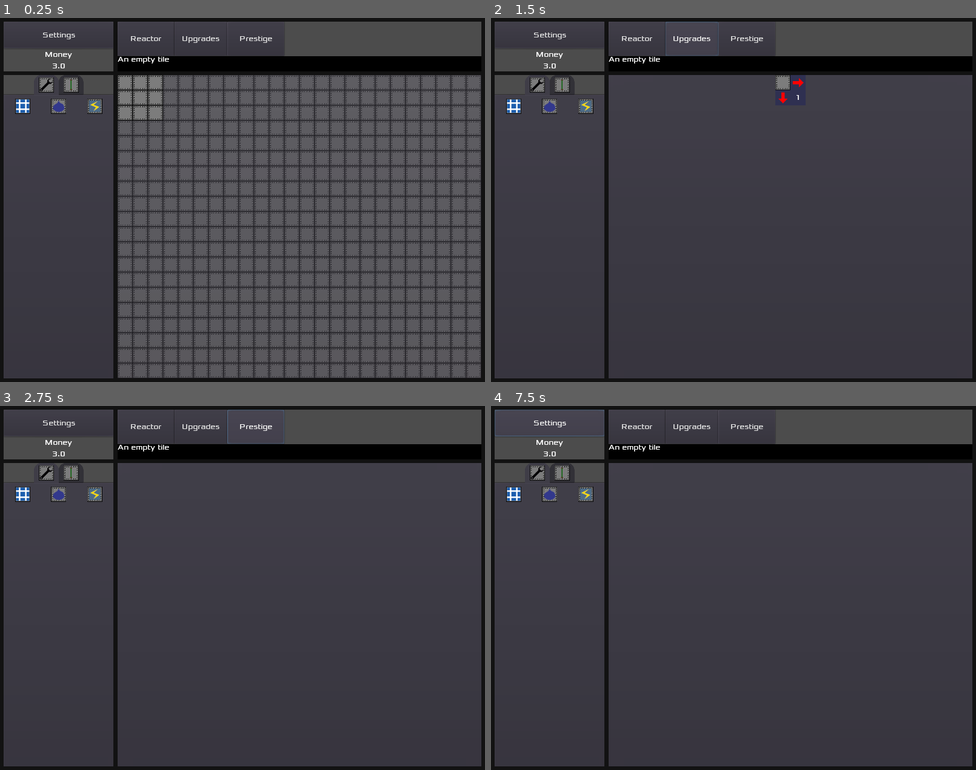
Above: before the commit, frames 1-4 (two rows, left to right).
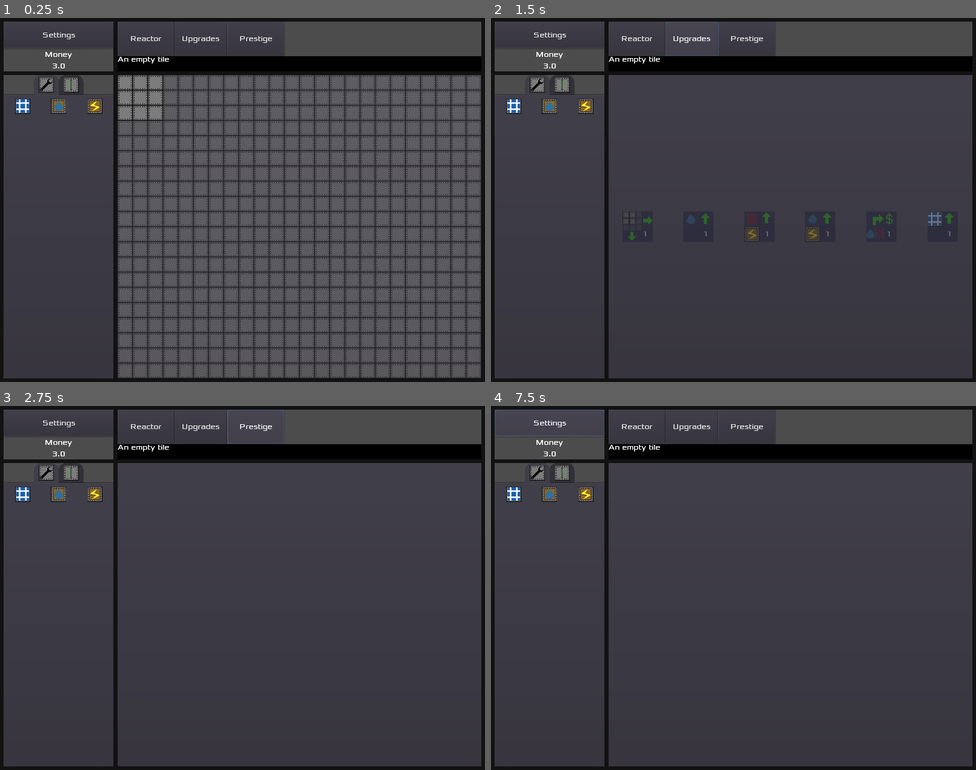
Above: after the commit, the same moments.

Repository: Marcuss2/openreactor
Game: Godot game, scene res://scenes/Main.tscn
Same seed, same stepped clock (60 frames per second), same inputs: the game is played once before the commit and once after it.
Inputs:
- Up to frame 1 (0.25 s): no input
- Up to frame 2 (1.5 s): click "Reactor" at 0.5 s; click "Upgrades" at 1.25 s
- Up to frame 3 (2.75 s): click "Prestige" at 2 s
- Up to frame 4 (7.5 s): click "Reactor" at 2.75 s; click "Upgrades" at 3.5 s; click "Prestige" at 4.25 s; click "Reactor" at 5 s; click "Upgrades" at 5.75 s; click "Prestige" at 6.5 s; click "Settings" at 7.25 s

The runs differ from the first frame. In frame 1, 0.2% of the frame differs, in the area x 3-21%, y 22-27%; in frame 2, 0.8%, in the area x 3-96%, y 15-62%; in frame 3, 0.2%; in frame 4, 0.2%.

Commit message:
Preparing for liquid exchanger

Diff:
--- a/scenes/Control.tscn
+++ b/scenes/Control.tscn
@@ -10,7 +10,7 @@
 [ext_resource path="res://scenes/TilePick.tscn" type="PackedScene" id=8]
 [ext_resource path="res://assets/solar.png" type="Texture" id=9]
 [ext_resource path="res://assets/water.png" type="Texture" id=10]
-[ext_resource path="res://assets/lowgen.png" type="Texture" id=11]
+[ext_resource path="res://assets/wood_gen.png" type="Texture" id=11]
 [ext_resource path="res://assets/bar.png" type="Texture" id=12]
 
 [node name="UI" type="Control"]
--- a/scenes/TilePick.tscn
+++ b/scenes/TilePick.tscn
@@ -4,6 +4,7 @@
 [ext_resource path="res://assets/empty_tile.png" type="Texture" id=2]
 
 [node name="TilePick" type="CenterContainer" groups=[
+"tick_action",
 "tile_buttons",
 ]]
 margin_right = 74.0
@@ -16,4 +17,11 @@
 margin_right = 53.0
 margin_bottom = 32.0
 texture = ExtResource( 2 )
+
+[node name="TextureRect2" type="TextureRect" parent="."]
+margin_left = 37.0
+margin_top = 16.0
+margin_right = 37.0
+margin_bottom = 16.0
+mouse_filter = 2
 [connection signal="gui_input" from="TextureRect" to="." method="_on_TextureRect_gui_input"]
--- /dev/null
+++ b/scenes/Tiles/ExchangerTile.gd
@@ -0,0 +1,147 @@
+extends "res://scripts/Tile.gd"
+
+export var exchanged_entity = "Heat"
+
+var entity
+
+var left_exists = false
+var down_exists = false
+var up_exists = false
+var right_exists = false
+
+var left_intake = 0.0
+var down_intake = 0.0
+var up_intake = 0.0
+var right_intake = 0.0
+
+var left_outlet = 0.0
+var down_outlet = 0.0
+var up_outlet = 0.0
+var right_outlet = 0.0
+
+
+var current_push = 0.0
+
+
+func save():
+	var save_dict = .save()
+	save_dict["left_exists"] = left_exists
+	save_dict["down_exists"] = down_exists
+	save_dict["up_exists"] = up_exists
+	save_dict["right_exists"] = right_exists
+	save_dict["left_intake"] = left_intake
+	save_dict["down_intake"] = down_intake
+	save_dict["up_intake"] = up_intake
+	save_dict["right_intake"] = right_intake
+	save_dict["left_outlet"] = left_outlet
+	save_dict["down_outlet"] = down_outlet
+	save_dict["up_outlet"] = up_outlet
+	save_dict["right_outlet"] = right_outlet
+	save_dict["current_push"] = current_push
+
+
+func after_load():
+	.after_load()
+	entity = .get_entity(exchanged_entity)
+
+
+func _ready():
+	._ready()
+	entity = .get_entity(exchanged_entity)
+
+
+func exist_to_false():
+	left_exists = false
+	down_exists = false
+	up_exists = false
+	right_exists = false
+
+
+func neighbors_exists(tiles):
+	exist_to_false()
+	for tile in tiles:
+		if x_indice > tile.x_indice:
+			left_exists = tile.has_entity(exchanged_entity)
+			if !left_exists:
+				current_push -= left_outlet
+				left_outlet = 0
+		elif y_indice > tile.y_indice:
+			down_exists = tile.has_entity(exchanged_entity)
+			if !down_exists:
+				current_push -= down_outlet
+				down_outlet = 0
+		elif y_indice < tile.y_indice:
+			up_exists = tile.has_entity(exchanged_entity)
+			if !up_exists:
+				current_push -= up_outlet
+				up_outlet = 0
+		else:
+			right_exists = tile.has_entity(exchanged_entity)
+			if !right_exists:
+				current_push -= right_outlet
+				right_outlet = 0
+
+
+func count_outlets():
+	var outlets = 0
+	if left_exists:
+		outlets += 1
+	if down_exists:
+		outlets += 1
+	if up_exists:
+		outlets += 1
+	if right_exists:
+		outlets += 1
+	return outlets
+
+
+func zero_out():
+	left_intake = 0.0
+	down_intake = 0.0
+	up_intake = 0.0
+	right_intake = 0.0
+	left_outlet = 0.0
+	down_outlet = 0.0
+	up_outlet = 0.0
+	right_outlet = 0.0
+
+
+func update_outlets(new_push, outlets):
+	var divided_new_push = new_push / outlets
+	left_outlet += (divided_new_push - left_outlet) / 2
+	down_outlet += (divided_new_push - down_outlet) / 2
+	up_outlet += (divided_new_push - up_outlet) / 2
+	right_outlet += (divided_new_push - right_outlet) / 2
+
+
+func tile_logic(tiles):
+	neighbors_exists(tiles)
+	var outlets = count_outlets()
+	if outlets == 0:
+		zero_out()
+		return
+	var new_push = current_push + (((entity.amount / 4) - current_push) / 2)
+	update_outlets(new_push, outlets)
+	for tile in tiles:
+		if x_indice > tile.x_indice:
+			if tile.has_entity(exchanged_entity):
+				var tile_entity = tile.get_entity(exchanged_entity)
+				left_intake += (((tile_entity.amount / 4) - left_intake) / 2)
+		elif y_indice > tile.y_indice:
+			if tile.has_entity(exchanged_entity):
+				var tile_entity = tile.get_entity(exchanged_entity)
+				down_intake += (((tile_entity.amount / 4) - down_intake) / 2)
+		elif y_indice < tile.y_indice:
+			if tile.has_entity(exchanged_entity):
+				var tile_entity = tile.get_entity(exchanged_entity)
+				up_intake += (((tile_entity.amount / 4) - up_intake) / 2)
+		else:
+			if tile.has_entity(exchanged_entity):
+				var tile_entity = tile.get_entity(exchanged_entity)
+				right_intake += (((tile_entity.amount / 4) - right_intake) / 2)
+	.tile_logic(tiles)
+
+
+func second_pass():
+	print_debug("TODO")
+	pass # TODO
--- /dev/null
+++ b/scenes/Tiles/ExchangerTile.tscn
@@ -0,0 +1,54 @@
+[gd_scene load_steps=7 format=2]
+
+[ext_resource path="res://scenes/Tiles/ExchangerTile.gd" type="Script" id=1]
+[ext_resource path="res://assets/empty_tile.png" type="Texture" id=2]
+[ext_resource path="res://assets/heat_wood_exchanger.png" type="Texture" id=3]
+
+[sub_resource type="SpriteFrames" id=1]
+animations = [ {
+"frames": [ ExtResource( 2 ) ],
+"loop": true,
+"name": "default",
+"speed": 5.0
+} ]
+
+[sub_resource type="SpriteFrames" id=3]
+animations = [ {
+"frames": [ ExtResource( 3 ) ],
+"loop": true,
+"name": "default",
+"speed": 5.0
+} ]
+
+[sub_resource type="RectangleShape2D" id=2]
+extents = Vector2( 16, 16 )
+
+[node name="ExchangerTile" type="Area2D" groups=[
+"persist_2",
+"tiles",
+"second_pass",
+]]
+script = ExtResource( 1 )
+__meta__ = {
+"_edit_group_": true
+}
+
+[node name="AnimatedSprite" type="AnimatedSprite" parent="."]
+frames = SubResource( 1 )
+
+[node name="AnimatedSprite" type="AnimatedSprite" parent="AnimatedSprite"]
+frames = SubResource( 3 )
+
+[node name="Bars" type="VBoxContainer" parent="AnimatedSprite"]
+margin_left = -16.0
+margin_right = 16.0
+margin_bottom = 16.0
+rect_pivot_offset = Vector2( -64, -16 )
+mouse_filter = 2
+custom_constants/separation = 0
+alignment = 2
+
+[node name="CollisionShape2D" type="CollisionShape2D" parent="."]
+shape = SubResource( 2 )
+[connection signal="input_event" from="." to="." method="_on_Tile_input_event"]
+[connection signal="mouse_entered" from="." to="." method="_on_Tile_mouse_entered"]
--- a/scenes/Tiles/PowerTile.tscn
+++ b/scenes/Tiles/PowerTile.tscn
@@ -1,8 +1,9 @@
-[gd_scene load_steps=6 format=2]
+[gd_scene load_steps=8 format=2]
 
 [ext_resource path="res://scripts/PowerTile.gd" type="Script" id=1]
-[ext_resource path="res://assets/lowgen.png" type="Texture" id=2]
-[ext_resource path="res://scenes/Entity.tscn" type="PackedScene" id=3]
+[ext_resource path="res://assets/empty_tile.png" type="Texture" id=2]
+[ext_resource path="res://assets/wood_gen.png" type="Texture" id=3]
+[ext_resource path="res://scenes/Entity.tscn" type="PackedScene" id=4]
 
 [sub_resource type="SpriteFrames" id=1]
 animations = [ {
@@ -12,13 +13,21 @@
 "speed": 5.0
 } ]
 
+[sub_resource type="SpriteFrames" id=3]
+animations = [ {
+"frames": [ ExtResource( 3 ) ],
+"loop": true,
+"name": "default",
+"speed": 5.0
+} ]
+
 [sub_resource type="RectangleShape2D" id=2]
 extents = Vector2( 16, 16 )
 
 [node name="PowerTile" type="Area2D" groups=[
+"basic_power_tile",
+"persist_2",
 "tiles",
-"persist_2",
-"basic_power_tile",
 ]]
 position = Vector2( 0, 0.0290356 )
 script = ExtResource( 1 )
@@ -28,10 +37,14 @@
 id = 2
 upgrade_id = 2
 cost = 1.0
-hover_text = "Simple power plant. Takes heat and water and converts them into power."
+hover_text = "Simple wooden power plant. Takes heat and water and converts them into power."
+power_gen = 0.1
 
 [node name="AnimatedSprite" type="AnimatedSprite" parent="."]
 frames = SubResource( 1 )
+
+[node name="AnimatedSprite" type="AnimatedSprite" parent="AnimatedSprite"]
+frames = SubResource( 3 )
 
 [node name="Bars" type="VBoxContainer" parent="AnimatedSprite"]
 margin_left = -16.0
@@ -58,4 +71,3 @@
 shape = SubResource( 2 )
 [connection signal="input_event" from="." to="." method="_on_Tile_input_event"]
 [connection signal="mouse_entered" from="." to="." method="_on_Tile_mouse_entered"]
-[connection signal="critical_over_capacity" from="AnimatedSprite/Bars/Heat" to="." method="explode"]
--- a/scenes/Tiles/SolarTile.tscn
+++ b/scenes/Tiles/SolarTile.tscn
@@ -1,7 +1,8 @@
-[gd_scene load_steps=5 format=2]
+[gd_scene load_steps=7 format=2]
 
 [ext_resource path="res://scripts/SolarTile.gd" type="Script" id=1]
-[ext_resource path="res://assets/solar.png" type="Texture" id=2]
+[ext_resource path="res://assets/empty_tile.png" type="Texture" id=2]
+[ext_resource path="res://assets/solar.png" type="Texture" id=3]
 
 [sub_resource type="SpriteFrames" id=1]
 animations = [ {
@@ -11,13 +12,21 @@
 "speed": 5.0
 } ]
 
+[sub_resource type="SpriteFrames" id=3]
+animations = [ {
+"frames": [ ExtResource( 3 ) ],
+"loop": true,
+"name": "default",
+"speed": 5.0
+} ]
+
 [sub_resource type="RectangleShape2D" id=2]
 extents = Vector2( 16, 16 )
 
 [node name="SolarTile" type="Area2D" groups=[
+"solar_tile",
+"persist_2",
 "tiles",
-"persist_2",
-"solar_tile",
 ]]
 script = ExtResource( 1 )
 __meta__ = {
@@ -30,6 +39,9 @@
 
 [node name="AnimatedSprite" type="AnimatedSprite" parent="."]
 frames = SubResource( 1 )
+
+[node name="AnimatedSprite" type="AnimatedSprite" parent="AnimatedSprite"]
+frames = SubResource( 3 )
 
 [node name="Bars" type="VBoxContainer" parent="AnimatedSprite"]
 margin_left = -16.0
--- a/scenes/Tiles/WaterTile.tscn
+++ b/scenes/Tiles/WaterTile.tscn
@@ -1,7 +1,8 @@
-[gd_scene load_steps=5 format=2]
+[gd_scene load_steps=7 format=2]
 
 [ext_resource path="res://scripts/WaterTile.gd" type="Script" id=1]
-[ext_resource path="res://assets/water.png" type="Texture" id=2]
+[ext_resource path="res://assets/empty_tile.png" type="Texture" id=2]
+[ext_resource path="res://assets/water.png" type="Texture" id=3]
 
 [sub_resource type="SpriteFrames" id=1]
 animations = [ {
@@ -11,13 +12,21 @@
 "speed": 5.0
 } ]
 
+[sub_resource type="SpriteFrames" id=3]
+animations = [ {
+"frames": [ ExtResource( 3 ) ],
+"loop": true,
+"name": "default",
+"speed": 5.0
+} ]
+
 [sub_resource type="RectangleShape2D" id=2]
 extents = Vector2( 16, 16 )
 
 [node name="WaterTile" type="Area2D" groups=[
+"pump_tile",
+"persist_2",
 "tiles",
-"persist_2",
-"pump_tile",
 ]]
 script = ExtResource( 1 )
 __meta__ = {
@@ -26,10 +35,13 @@
 id = 3
 upgrade_id = 3
 cost = 1.0
-hover_text = "Water pump. Generates water and puts it into surrounding tiles."
+hover_text = "Wooden water pump. Generates water and puts it into surrounding tiles."
 
 [node name="AnimatedSprite" type="AnimatedSprite" parent="."]
 frames = SubResource( 1 )
+
+[node name="AnimatedSprite" type="AnimatedSprite" parent="AnimatedSprite"]
+frames = SubResource( 3 )
 
 [node name="Bars" type="VBoxContainer" parent="AnimatedSprite"]
 margin_left = -16.0
--- a/scenes/UpgradeButton.tscn
+++ b/scenes/UpgradeButton.tscn
@@ -4,6 +4,7 @@
 [ext_resource path="res://scripts/UpgradeButton.gd" type="Script" id=2]
 
 [node name="UpgradeButton" type="TextureRect" groups=[
+"tick_action",
 "persist_update",
 ]]
 texture = ExtResource( 1 )
--- a/scenes/UpgradeContainer.tscn
+++ b/scenes/UpgradeContainer.tscn
@@ -1,7 +1,12 @@
-[gd_scene load_steps=3 format=2]
+[gd_scene load_steps=8 format=2]
 
 [ext_resource path="res://scenes/UpgradeButton.tscn" type="PackedScene" id=1]
 [ext_resource path="res://assets/size_upgrade.png" type="Texture" id=2]
+[ext_resource path="res://assets/water_capacity_upgrade.png" type="Texture" id=3]
+[ext_resource path="res://assets/simple_gen_heat_capacity_upgrade.png" type="Texture" id=4]
+[ext_resource path="res://assets/simple_gen_water_capacity_upgrade.png" type="Texture" id=5]
+[ext_resource path="res://assets/power_production_upgrade.png" type="Texture" id=6]
+[ext_resource path="res://assets/solar_upgrade.png" type="Texture" id=7]
 
 [node name="UpgradeContainer" type="VBoxContainer"]
 anchor_right = 1.0
@@ -11,16 +16,24 @@
 margin_right = -260.0
 margin_bottom = -132.0
 size_flags_horizontal = 3
+alignment = 1
 
 [node name="HBoxContainer" type="HBoxContainer" parent="."]
 margin_right = 760.0
-margin_bottom = 64.0
+margin_bottom = 628.0
+size_flags_vertical = 3
 alignment = 1
 
-[node name="SizeUpgrade" parent="HBoxContainer" instance=ExtResource( 1 )]
-margin_left = 348.0
-margin_right = 412.0
-margin_bottom = 64.0
+[node name="CenterContainer" type="CenterContainer" parent="HBoxContainer"]
+margin_right = 123.0
+margin_bottom = 628.0
+size_flags_horizontal = 3
+
+[node name="SizeUpgrade" parent="HBoxContainer/CenterContainer" instance=ExtResource( 1 )]
+margin_left = 29.0
+margin_top = 282.0
+margin_right = 93.0
+margin_bottom = 346.0
 texture = ExtResource( 2 )
 text_label = "Increase size of the reactor."
 maxed_out_label = "Maxed out size of the reactor."
@@ -30,3 +43,118 @@
 upgrade_function = "set_enabled"
 unlock_type_argument = [ true ]
 increment_limit = 23
+
+[node name="CenterContainer2" type="CenterContainer" parent="HBoxContainer"]
+margin_left = 127.0
+margin_right = 250.0
+margin_bottom = 628.0
+size_flags_horizontal = 3
+
+[node name="PumpUpgrade" parent="HBoxContainer/CenterContainer2" instance=ExtResource( 1 )]
+margin_left = 29.0
+margin_top = 282.0
+margin_right = 93.0
+margin_bottom = 346.0
+texture = ExtResource( 3 )
+cost = 30.0
+upgrade_id = 3
+text_label = "Water pump upgrade. Increases water pumping by 50%."
+maxed_out_label = "If you see this, you probably finished the game."
+type = 3
+upgrade_multiplier = 1.5
+cost_multiplier = 2.5
+group_upgrade = "pump_tile"
+upgrade_function = "upgrade_water_gen"
+increment = 1
+increment_limit = 999
+
+[node name="CenterContainer4" type="CenterContainer" parent="HBoxContainer"]
+margin_left = 254.0
+margin_right = 377.0
+margin_bottom = 628.0
+size_flags_horizontal = 3
+
+[node name="SimpleGenHeatCapacity" parent="HBoxContainer/CenterContainer4" instance=ExtResource( 1 )]
+margin_left = 29.0
+margin_top = 282.0
+margin_right = 93.0
+margin_bottom = 346.0
+texture = ExtResource( 4 )
+cost = 50.0
+upgrade_id = 2
+text_label = "Increases heat capacity in simple power generators by 20%"
+maxed_out_label = "Maxed out simple power heat gen."
+upgrade_multiplier = 1.2
+cost_multiplier = 1.9
+group_upgrade = "basic_power_tile"
+upgrade_function = "upgrade_heat_capacity"
+increment = 1
+increment_limit = 999
+
+[node name="CenterContainer5" type="CenterContainer" parent="HBoxContainer"]
+margin_left = 381.0
+margin_right = 504.0
+margin_bottom = 628.0
+size_flags_horizontal = 3
+
+[node name="SimpleGenWaterCapacity" parent="HBoxContainer/CenterContainer5" instance=ExtResource( 1 )]
+margin_left = 29.0
+margin_top = 282.0
+margin_right = 93.0
+margin_bottom = 346.0
+texture = ExtResource( 5 )
+cost = 40.0
+upgrade_id = 2
+text_label = "Increases water capacity in simple power generators by 20%"
+type = 2
+upgrade_multiplier = 1.2
+cost_multiplier = 1.9
+group_upgrade = "basic_power_tile"
+upgrade_function = "upgrade_water_capacity"
+increment = 1
+increment_limit = 999
+
+[node name="CenterContainer3" type="CenterContainer" parent="HBoxContainer"]
+margin_left = 508.0
+margin_right = 631.0
+margin_bottom = 628.0
+size_flags_horizontal = 3
+
+[node name="SimpleGenUpgrade" parent="HBoxContainer/CenterContainer3" instance=ExtResource( 1 )]
+margin_left = 29.0
+margin_top = 282.0
+margin_right = 93.0
+margin_bottom = 346.0
+texture = ExtResource( 6 )
+cost = 20.0
+upgrade_id = 2
+text_label = "Increase power generation of simple power plants by 33%"
+type = 3
+cost_multiplier = 3.0
+group_upgrade = "basic_power_tile"
+upgrade_function = "upgrade_power_gen"
+increment = 1
+increment_limit = 999
+
+[node name="CenterContainer6" type="CenterContainer" parent="HBoxContainer"]
+margin_left = 635.0
+margin_right = 760.0
+margin_bottom = 628.0
+size_flags_horizontal = 3
+
+[node name="SolarUpgrade" parent="HBoxContainer/CenterContainer6" instance=ExtResource( 1 )]
+margin_left = 30.0
+margin_top = 282.0
+margin_right = 94.0
+margin_bottom = 346.0
+texture = ExtResource( 7 )
+cost = 10.0
+upgrade_id = 1
+text_label = "Upgrades solar heat generation by 10%"
+maxed_out_label = "Maxed out solar upgrade."
+type = 3
+upgrade_multiplier = 1.1
+cost_multiplier = 2.0
+group_upgrade = "solar_tile"
+upgrade_function = "upgrade_heat_gen"
+increment = 1
--- a/scripts/Entity.gd
+++ b/scripts/Entity.gd
@@ -10,7 +10,12 @@
 
 var position = Vector2(0, 0)
 
-func _process(delta):
+
+func _ready():
+	tick()
+
+
+func tick():
 	if critical_overflow and amount > capacity:
 		emit_signal("critical_over_capacity")
 		return
@@ -23,9 +28,9 @@
 
 func get_hover_text():
 	if is_inside_tree():
-		return name + ": " + str(amount) + "/" + str(capacity)
+		return name + ": " + Global.get_magnified_string(amount) + "/" + Global.get_magnified_string(capacity)
 	else:
-		return name + " capacity: " + str(capacity)
+		return name + " capacity: " + Global.get_magnified_string(capacity)
 
 
 func save():
--- a/scripts/Global.gd
+++ b/scripts/Global.gd
@@ -20,6 +20,7 @@
 
 
 func set_upgrades(tile):
+	Upgrades.apply_upgrade_to_tile(tile)
 	return tile
 
 
@@ -36,7 +37,9 @@
 
 
 func get_tile_instance(id):
-	return tile_resource[id].instance()
+	var tile = tile_resource[id].instance()
+	tile = set_upgrades(tile)
+	return tile
 
 
 func set_text_hover_label(text):
@@ -52,6 +55,7 @@
 
 func save_serialization(save_game):
 	save_globals(save_game)
+	save_game.store_line(to_json(Upgrades.save()))
 	var save_nodes = get_tree().get_nodes_in_group("persist_1")
 	for i in save_nodes:
 		var node_data = i.call("save")
@@ -111,6 +115,9 @@
 		elif current_line.has("path"):
 			get_node(current_line["path"]).load_node(current_line)
 			continue
+		elif current_line.has("upgrades"):
+			Upgrades.load_node(current_line)
+			continue
 		if !entities_deleted and current_line["filename"] == "res://scenes/Entity.tscn":
 			for entity in get_tree().get_nodes_in_group("persist_3"):
 				entity.set_name("queued")
--- a/scripts/Main.gd
+++ b/scripts/Main.gd
@@ -4,6 +4,7 @@
 func _ready():
 	if !Global.load_game():
 		$TabContainer/CenterContainer/TileArea.init()
+		Upgrades.init()
 	$Control.connect("tile_select", $TabContainer/CenterContainer/TileArea, "_on_Control_tile_select")
 
 
--- a/scripts/PowerTile.gd
+++ b/scripts/PowerTile.gd
@@ -5,16 +5,16 @@
 func tile_logic(tiles):
 	var heat = .get_entity("Heat")
 	var water = .get_entity("Water")
-	if heat.amount >= power_gen and water.amount >= power_gen:
-		heat.amount -= power_gen
-		water.amount -= power_gen
+	if heat.amount >= power_gen * 10 and water.amount >= power_gen * 10:
+		heat.amount -= power_gen * 10
+		water.amount -= power_gen * 10
 		Global.money += power_gen
 
 	.tile_logic(tiles)
 
 
 func get_sell_cost():
-	if int(power_gen) == 1:
+	if power_gen < 1.0:
 		return 1.0
 	return .get_sell_cost()
 
@@ -27,6 +27,29 @@
 
 func get_hover_text():
 	var text = hover_text + "\nCost: " + Global.get_magnified_string(get_sell_cost()) + " Power generation: "
-	text += str(power_gen) + " " + $AnimatedSprite/Bars/Heat.get_hover_text() + " "
-	text += $AnimatedSprite/Bars/Water.get_hover_text()
+	text += Global.get_magnified_string(power_gen) + " " + $AnimatedSprite/Bars/Heat.get_hover_text() + " "
+	text += $AnimatedSprite/Bars/Water.get_hover_text() + " Efficiency: 0.1"
 	return text
+
+
+func upgrade_power_gen(multiplier):
+	power_gen *= multiplier
+
+
+func upgrade_heat_capacity(multiplier):
+	$AnimatedSprite/Bars/Heat.capacity *= multiplier
+
+
+func upgrade_water_capacity(multiplier):
+	$AnimatedSprite/Bars/Water.capacity *= multiplier
+
+
+func apply_upgrade(upgrades):
+	power_gen *= upgrades[Upgrades.UpgradeType.ACTIVITY]
+	$AnimatedSprite/Bars/Heat.capacity *= upgrades[Upgrades.UpgradeType.CAPACITY_HEAT]
+	$AnimatedSprite/Bars/Water.capacity *= upgrades[Upgrades.UpgradeType.CAPACITY_WATER]
+
+
+func after_load():
+	.after_load()
+	$AnimatedSprite/Bars/Heat.connect("critical_over_capacity", self, "explode")
--- a/scripts/SolarTile.gd
+++ b/scripts/SolarTile.gd
@@ -20,3 +20,11 @@
 
 func get_hover_text():
 	return hover_text + "\nCost: %s Heat generation: %s" % [Global.get_magnified_string(cost), Global.get_magnified_string(heat_gen)]
+
+
+func upgrade_heat_gen(multiplier):
+	heat_gen *= multiplier
+
+
+func apply_upgrade(upgrades):
+	heat_gen *= upgrades[Upgrades.UpgradeType.ACTIVITY]
--- a/scripts/Tile.gd
+++ b/scripts/Tile.gd
@@ -22,7 +22,8 @@
 func tile_logic(tiles):
 	if mouse_in:
 		Global.set_text_hover_label(get_hover_text())
-
+	for i in tile_entities.values():
+		i.tick()
 
 func get_hover_text():
 	return hover_text
@@ -31,6 +32,10 @@
 func _ready():
 	for entity in $AnimatedSprite/Bars.get_children():
 		tile_entities[entity.name] = entity
+
+
+func apply_upgrade(upgrades):
+	pass
 
 
 func save():
--- a/scripts/TileArea.gd
+++ b/scripts/TileArea.gd
@@ -90,6 +90,7 @@
 	for i in range(gridsize_x):
 		for j in range(gridsize_y):
 			tiles[i][j].tile_logic(get_surrounding_tiles(i, j))
+	get_tree().call_group("tick_action", "tick")
 
 
 func _on_Tile_clicked(x_indice, y_indice):
--- a/scripts/TilePick.gd
+++ b/scripts/TilePick.gd
@@ -12,7 +12,7 @@
 
 
 func _ready():
-	$TextureRect.texture = texture
+	$TextureRect2.texture = texture
 	cost = Global.cost[id]
 
 
@@ -28,16 +28,22 @@
 func reset_select(id):
 	if id == self.id:
 		is_selected = true
+		tick()
 	else:
 		is_selected = false
+		tick()
 
 
-func _process(delta):
+func tick():
 	if cost > Global.money and is_selected:
 		$TextureRect.modulate = selected.blend(unavaiable)
+		$TextureRect2.modulate = selected.blend(unavaiable)
 	elif cost > Global.money:
 		$TextureRect.modulate = unavaiable
+		$TextureRect2.modulate = unavaiable
 	elif is_selected:
 		$TextureRect.modulate = selected
+		$TextureRect2.modulate = selected
 	else:
 		$TextureRect.modulate = Color(1, 1, 1)
+		$TextureRect2.modulate = Color(1, 1, 1)
--- a/scripts/UpgradeButton.gd
+++ b/scripts/UpgradeButton.gd
@@ -13,6 +13,8 @@
 export var unlock_type_argument = []
 export var increment = 3
 export var increment_limit = 10
+
+var unavaiable = Color(0.7, 0.7, 0.7, 0.5)
 
 
 var level = 1
@@ -32,6 +34,13 @@
 		"level" : level
 		}
 	return save_dict
+
+
+func tick():
+	if cost > Global.money:
+		modulate = unavaiable
+	else:
+		modulate = Color.white
 
 
 func maxed():
@@ -65,6 +74,8 @@
 		return
 	level += 1
 	$Label.text = str(level)
+	Global.set_text_hover_label(text_label + "\nCost: " + Global.get_magnified_string(cost))
+	tick()
 
 
 func _on_UpgradeButton_gui_input(event):
--- a/scripts/Upgrades.gd
+++ b/scripts/Upgrades.gd
@@ -2,19 +2,39 @@
 
 export var upgrade_count = 20
 
-enum UpgradeType {CAPACITY_HEAT, CAPACITY_WATER, CAPACITY_LONGETIVITY, ACTIVITY, UNLOCK}
+enum UpgradeType {CAPACITY_HEAT, CAPACITY_LONGETIVITY, CAPACITY_WATER, ACTIVITY, UNLOCK}
 
 var upgrades = []
 
 
 func init():
-	var upgrades = []
+	upgrades = []
 	upgrades.resize(upgrade_count)
-	for i in upgrades:
-		i.resize(len(UpgradeType))
-		for j in i:
-			j = 1
+	for i in range(len(upgrades)):
+		upgrades[i] = []
+		upgrades[i].resize(len(UpgradeType))
+		for j in range(len(UpgradeType)):
+			upgrades[i][j] = 1
 
 
 func apply_upgrade(type, upgrade_id, upgrade_multiplier):
+	if upgrade_id == -1:
+		return
 	upgrades[upgrade_id][type] *= upgrade_multiplier
+
+
+func apply_upgrade_to_tile(tile):
+	if tile.id == 0:
+		return
+	tile.apply_upgrade(upgrades[tile.upgrade_id])
+
+
+func save():
+	var save_dict = {
+		"upgrades" : upgrades
+		}
+	return save_dict
+
+
+func load_node(dict):
+	upgrades = dict["upgrades"]
--- a/scripts/WaterTile.gd
+++ b/scripts/WaterTile.gd
@@ -20,3 +20,11 @@
 
 func get_hover_text():
 	return hover_text + "\nCost: %s Water generation: %s" % [Global.get_magnified_string(cost), Global.get_magnified_string(water_gen)]
+
+
+func upgrade_water_gen(multiplier):
+	water_gen *= multiplier
+
+
+func apply_upgrade(upgrades):
+	water_gen *= upgrades[Upgrades.UpgradeType.ACTIVITY]
Binary file added: assets/heat_wood_exchanger.png
Not shown, added: assets/heat_wood_exchanger.png.import
Binary file added: assets/power_production_upgrade.png
Not shown, added: assets/power_production_upgrade.png.import
Binary file added: assets/simple_gen_heat_capacity_upgrade.png
Not shown, added: assets/simple_gen_heat_capacity_upgrade.png.import
Binary file added: assets/simple_gen_water_capacity_upgrade.png
Not shown, added: assets/simple_gen_water_capacity_upgrade.png.import
Binary file changed: assets/size_upgrade.png
Binary file changed: assets/solar.png
Binary file added: assets/solar_upgrade.png
Not shown, added: assets/solar_upgrade.png.import
(and 13 more such lines)
